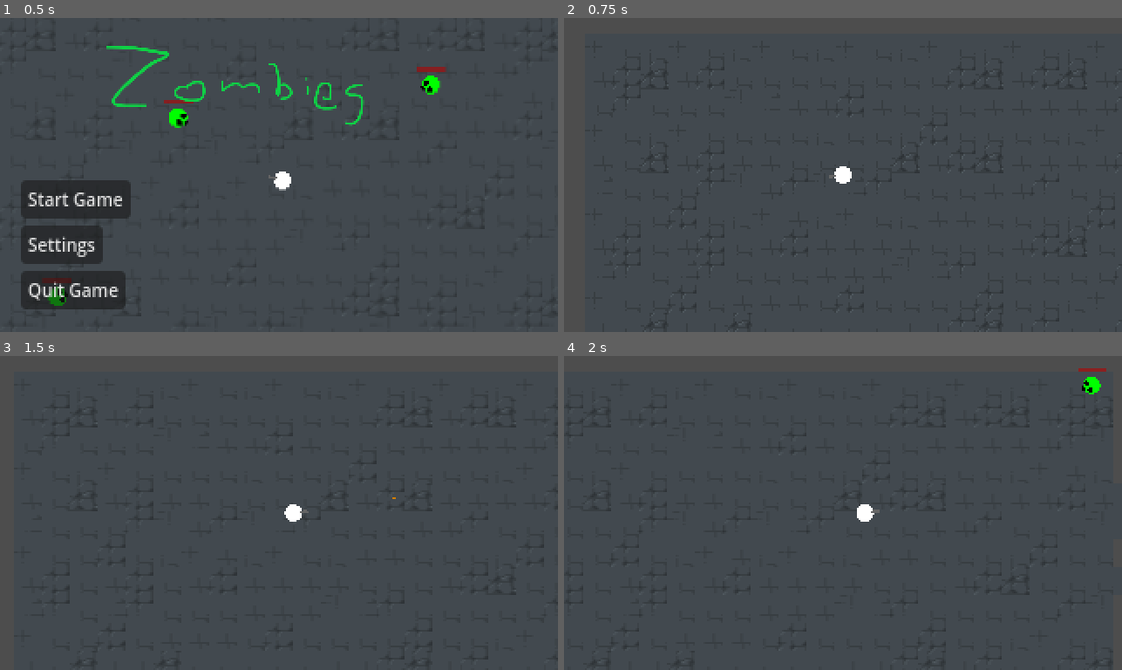
Above: before the commit, frames 1-4 (two rows, left to right).
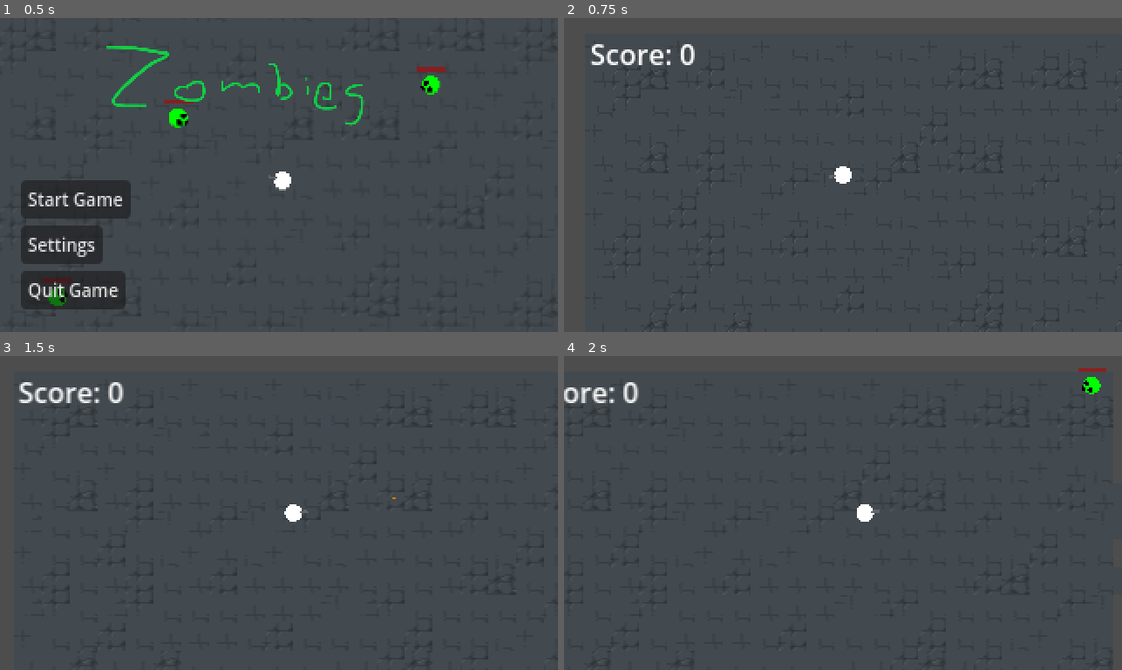
Above: after the commit, the same moments.

Repository: Spookyinator/TroglodyteCSGame
Game: Godot game, scene res://Screens/menu.tscn
Same seed, same stepped clock (60 frames per second), same inputs: the game is played once before the commit and once after it. The project has no main scene, so this scene is started directly.
Inputs (mouse positions are in pixels of both pictures, inside the frame that each line leads up to):
- Up to frame 1 (0.5 s): no input
- Up to frame 2 (0.75 s): click "Start Game" at 0.5 s
- Up to frame 3 (1.5 s): tap Enter at 1.25 s; move the mouse to (401, 497) at 1.27 s; hold D (Right) from 1.28 s (still down); click (401, 497) at 1.35 s
- Up to frame 4 (2 s): keep holding D (Right)

Frame 1 is identical in both runs. In frame 2, 0.5% of the frame differs, in the area x 4-24%, y 8-15%; in frame 3, 0.6%, in the area x 3-23%, y 8-15%; in frame 4, 0.4%.

Commit message:
beautiful romantic engaging epic scoring system
this took way too long. currently doesnt move with the camera

Diff:
--- a/CSPGame/World/level.gd
+++ b/CSPGame/World/level.gd
@@ -3,6 +3,12 @@
 var isPlayerDead = false
 var gameOver = preload("res://Screens/gameOver.tscn")
 var points = 0
+var scoreLabel: Label
+
+func _ready():
+	scoreLabel = $ScoreLabel
+	update_score_label()
+
 func _on_zombie_timer_timeout():
 	if (not isPlayerDead):
 		var spawnArray = ["/root/Level/Spawn1","/root/Level/Spawn2","/root/Level/Spawn3","/root/Level/Spawn4"]
@@ -14,7 +20,11 @@
 
 func _on_zombie_killed(pointsScored):
 	points += pointsScored
-	print(points)
+	update_score_label()
+
+func update_score_label():
+	scoreLabel.text = "Score: %d" % points
+
 func _on_player_player_dead():
 	var gameMusic = get_node("GameMusic")
 	if gameMusic.is_playing():
--- a/CSPGame/World/level.tscn
+++ b/CSPGame/World/level.tscn
@@ -221,5 +221,11 @@
 stream = ExtResource("5_fhe7i")
 autoplay = true
 
+[node name="ScoreLabel" type="Label" parent="."]
+offset_left = 3.0
+offset_right = 43.0
+offset_bottom = 26.0
+text = "text"
+
 [connection signal="playerDead" from="Player" to="." method="_on_player_player_dead"]
 [connection signal="timeout" from="ZombieTimer" to="." method="_on_zombie_timer_timeout"]
